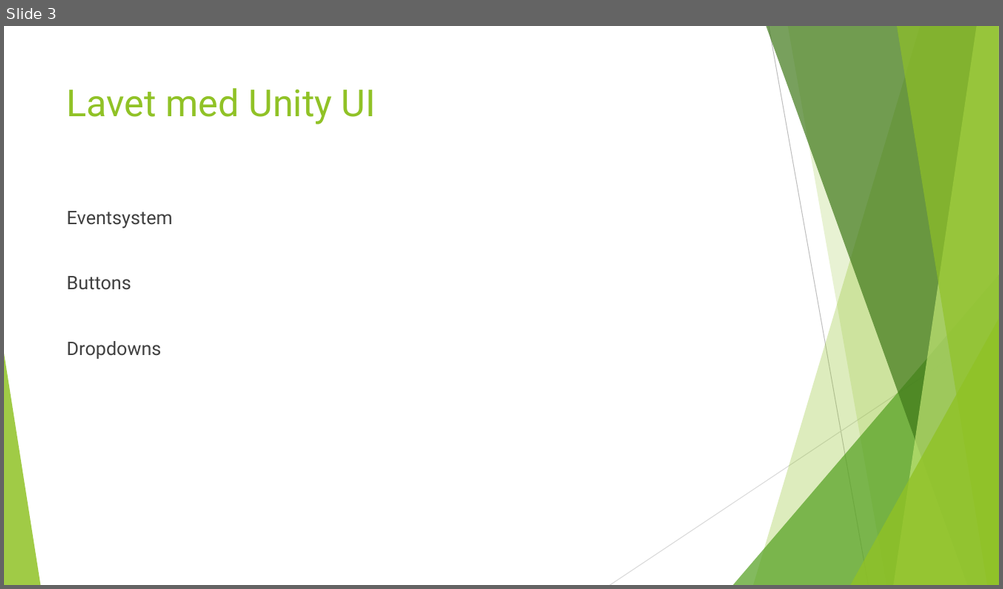
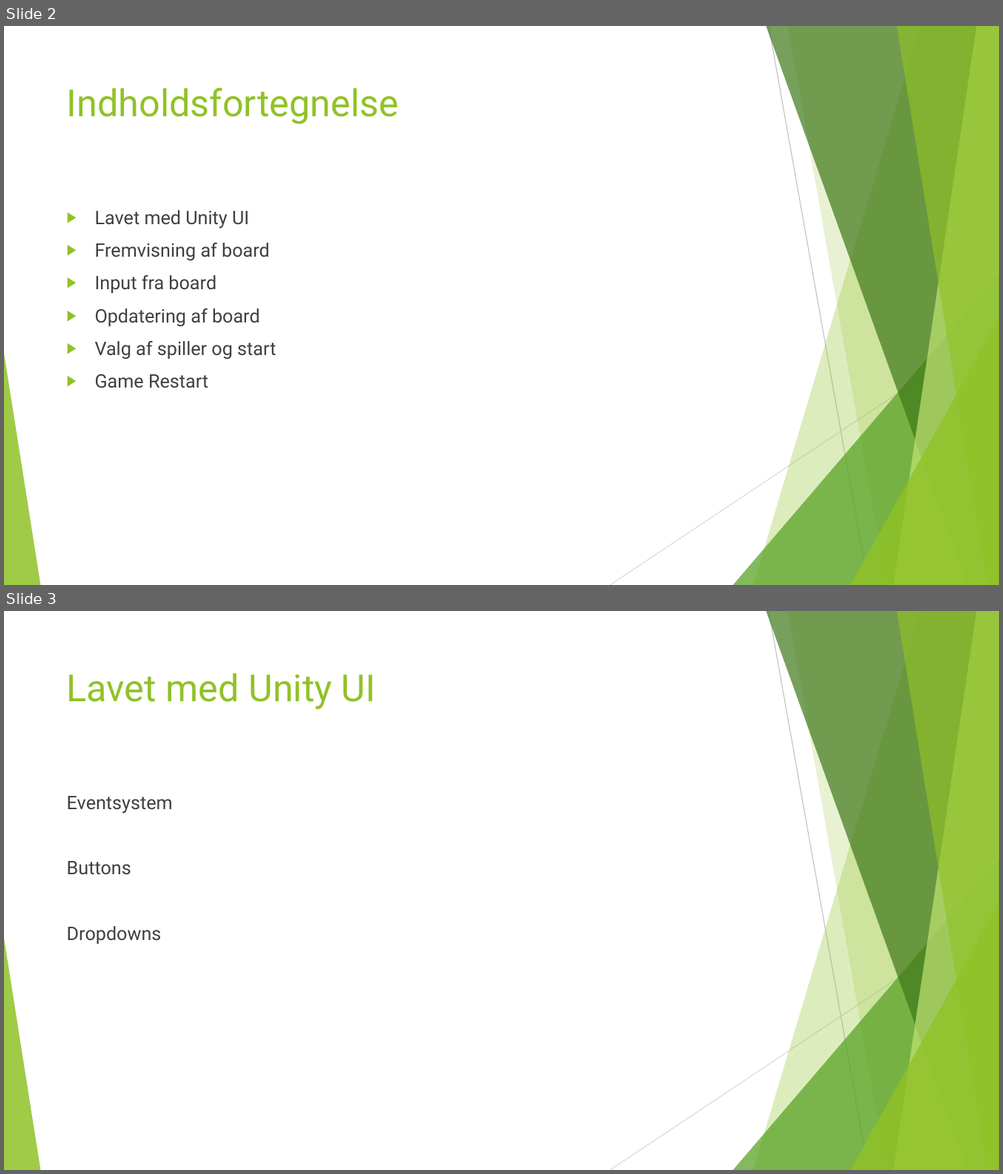
Before and after one commit to UffeThorsen/ZBC-ProgB-18-20-TicTacToe, a slide deck: notes/Tic Tac Toe GUI.pptx. Shown one above the other, each under a label of ours: slide 3 before the commit, slides 2 and 3 after it. The pictures are 1003x589 and 1003x1174 pixels, drawn with LibreOffice and Linux fonts; fonts in the diff are those of the drawing. Boxes give left, top, right and bottom in pixels: in the first picture for what was removed or moved away, otherwise in the second. Text is boxed around its words. In the diff, an @@ line names an element or a change of style, - is before the commit and + after.

```diff
--- a/notes/Tic Tac Toe GUI.pptx
+++ b/notes/Tic Tac Toe GUI.pptx
@@ slide 2 added at (x1=4, y1=26, x2=999, y2=585), background #FFFFFF; not listed: 10 template elements that a slide beside it also shows @@
@@ title added at (x1=67, y1=87, x2=398, y2=124), 36 pt, text #90C226 @@
+Indholdsfortegnelse
@@ text added at (x1=95, y1=210, x2=276, y2=389), 18 pt, text #404040 @@
+▶ Lavet med Unity UI
+▶ Fremvisning af board
+▶ Input fra board
+▶ Opdatering af board
+▶ Valg af spiller og start
+▶ Game Restart
```
Also in this commit, not shown: 5 slides changed, 4 other slides added, 1 slide removed, 1 other file.
